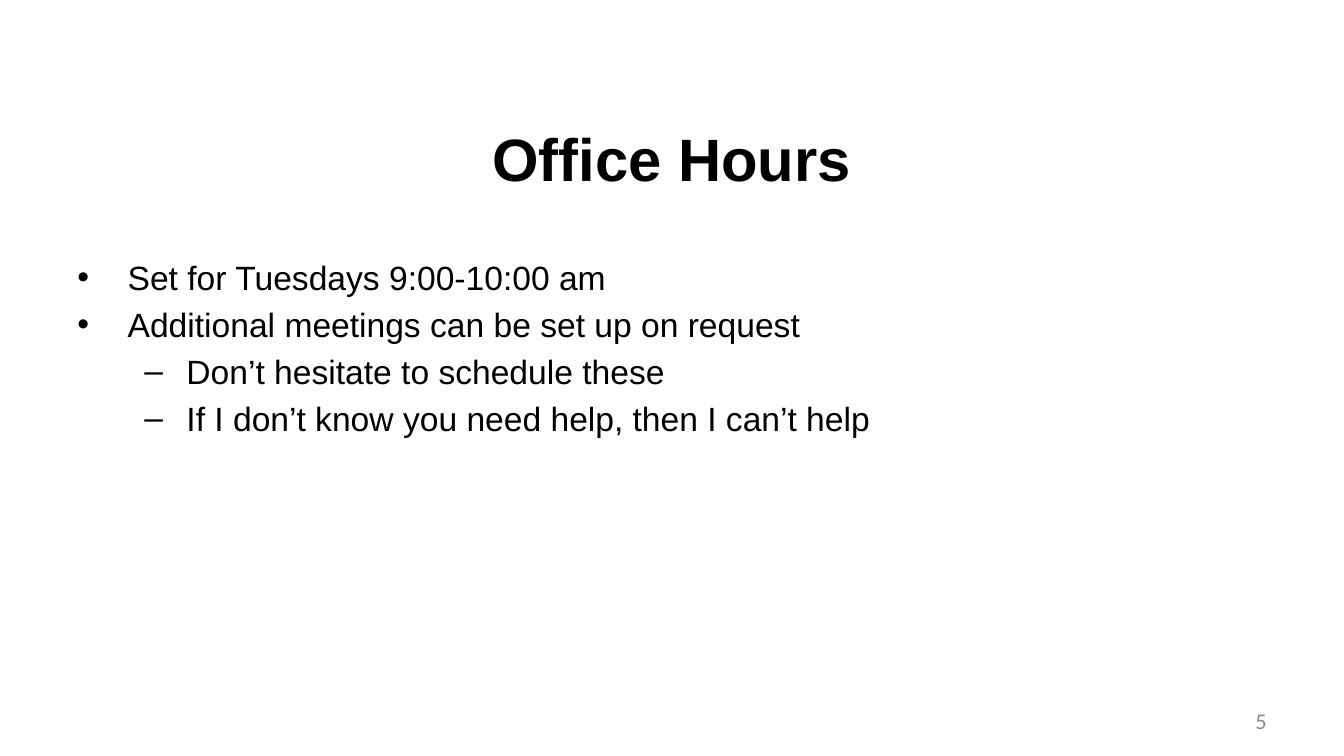
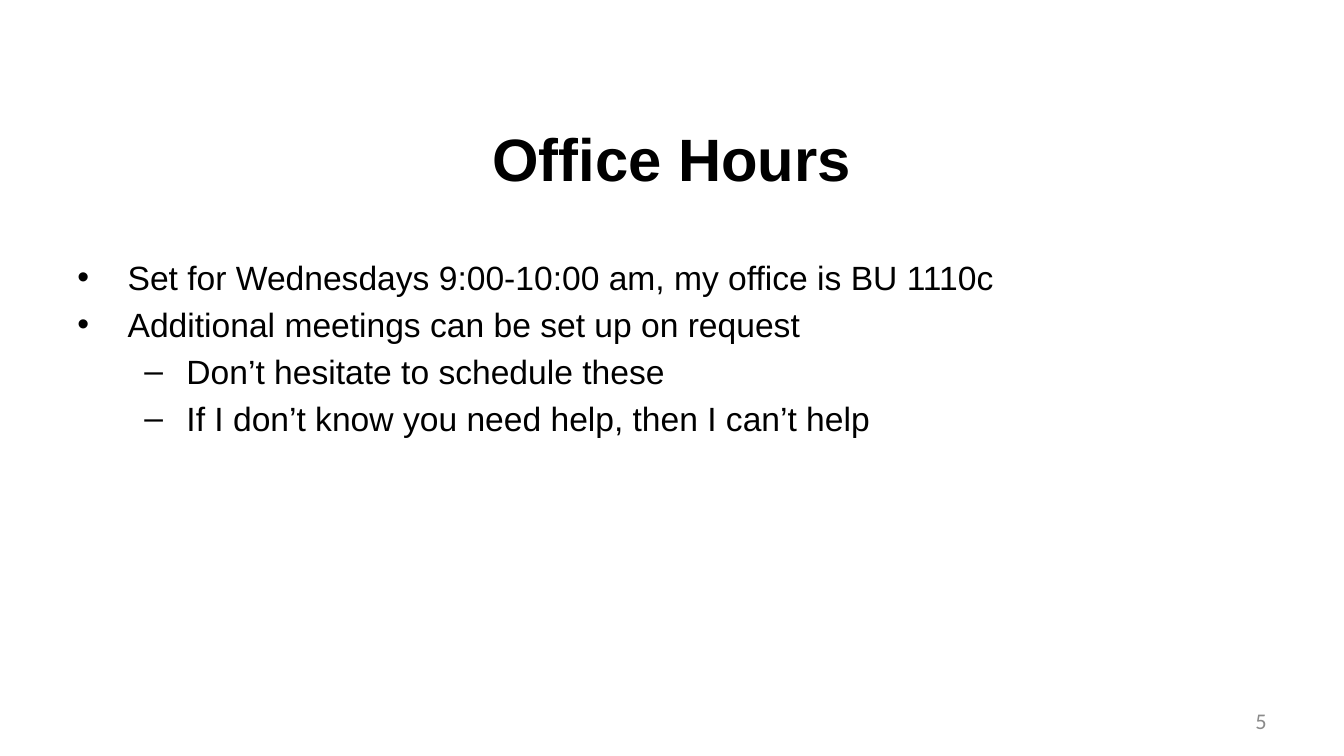
Before and after one commit to benbeeler/TEACHING, a slide deck: slide 5 of Advanced Reactor Materials/Fall2026/Lec1_intro.pptx. Drawn at 1344x756 pixels with LibreOffice and Linux fonts; fonts in the diff are those of the drawing; background and template pictures are left out. Boxes give left, top, right and bottom in pixels: in the first picture for what was removed or moved away, otherwise in the second. Text is boxed around its words. In the diff, an @@ line names an element or a change of style, - is before the commit and + after.

```diff
--- a/Advanced Reactor Materials/Fall2026/Lec1_intro.pptx
+++ b/Advanced Reactor Materials/Fall2026/Lec1_intro.pptx
@@ text at [128, 265, 994, 297]: text changed @@
-• Set for Tuesdays 9:00-10:00 am
+• Set for Wednesdays 9:00-10:00 am, my office is BU 1110c
```
Also in this commit, not shown: 7 other slides changed, 2 slides added, 4 other files.
